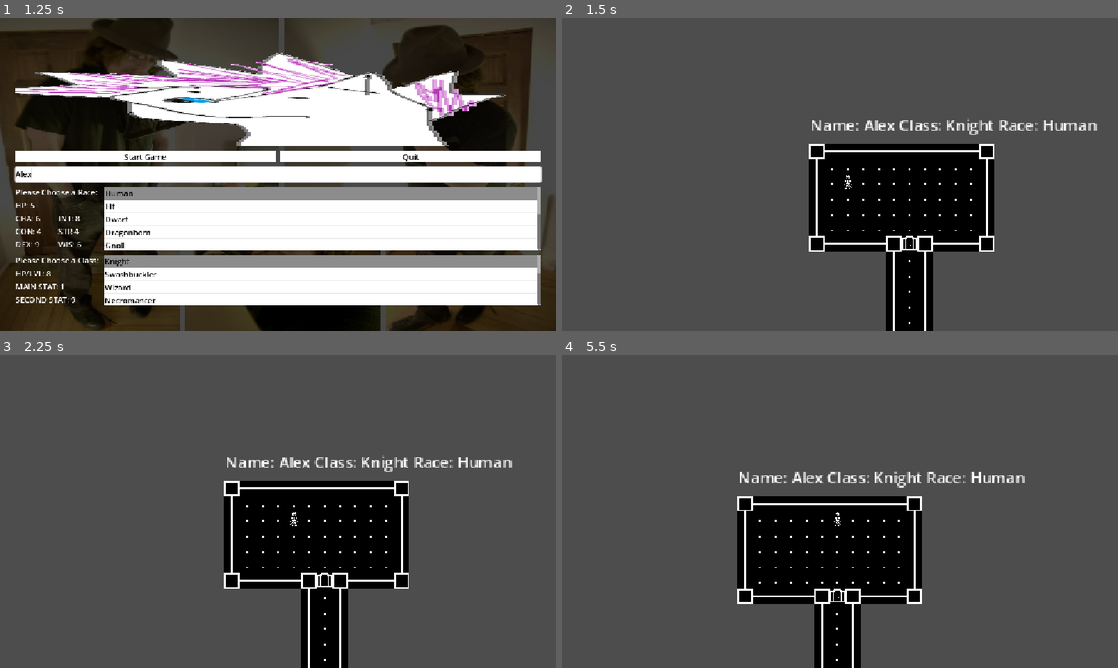
Above: before the commit, frames 1-4 (two rows, left to right).
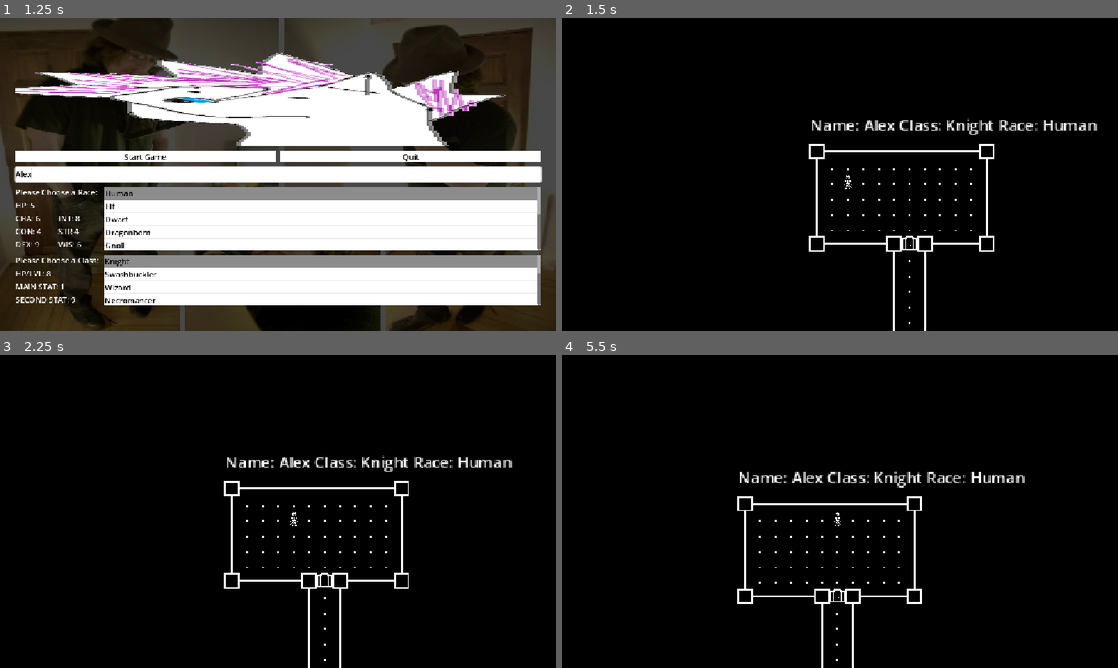
Above: after the commit, the same moments.

Repository: JohnScuzzman/Gnoll-Pointer-Godot-Game
Game: Godot game, scene res://level/main_menu.tscn
Same seed, same stepped clock (60 frames per second), same inputs: the game is played once before the commit and once after it.
Inputs (mouse positions are in pixels of both pictures, inside the frame that each line leads up to):
- Up to frame 1 (1.25 s): click (278, 174) at 0.52 s; type "Alex" at 0.6 s
- Up to frame 2 (1.5 s): click "Start Game" at 1.25 s
- Up to frame 3 (2.25 s): tap Enter at 2 s; hold D (right) from 2.03 s (still down)
- Up to frame 4 (5.5 s): release D (right) at 2.78 s; hold S (down) 2.78-3.53 s; hold D (right) 3.53-4.28 s; hold W (up) 4.28-5.03 s; hold A (left) from 5.03 s (still down)

Frame 1 is identical in both runs. In frame 2, 86% of the frame differs, in the area x 0-100%, y 0-100%; in frame 3, 86%; in frame 4, 86%.

Commit message:
Added a simple black bg

Diff:
--- a/level/game_level.tscn
+++ b/level/game_level.tscn
@@ -2,6 +2,7 @@
 
 [ext_resource type="Script" uid="uid://ddw6bn2tg2aid" path="res://level/game_level.gd" id="1_komg3"]
 [ext_resource type="PackedScene" uid="uid://bmk6wpsll23fg" path="res://entity/player.tscn" id="2_komg3"]
+[ext_resource type="Texture2D" uid="uid://dqtehs3owc8uu" path="res://art/LevelBackground.png" id="4_4sx37"]
 [ext_resource type="Texture2D" uid="uid://ckyrl2q2o2rcp" path="res://art/DungeonSprites/Dungeon_Spritesheet.png" id="4_ymwx8"]
 
 [sub_resource type="TileSetAtlasSource" id="TileSetAtlasSource_komg3"]
@@ -39,6 +40,7 @@
 5:1/0/physics_layer_0/polygon_0/points = PackedVector2Array(-8, -8, 8, -8, 8, 8, -8, 8)
 6:1/0 = 0
 6:1/0/physics_layer_0/polygon_0/points = PackedVector2Array(-8, -8, 8, -8, 8, 8, -8, 8)
+6:1/0/physics_layer_0/polygon_0/one_way_margin = 0.0
 7:1/0 = 0
 7:1/0/physics_layer_0/polygon_0/points = PackedVector2Array(-8, -8, 8, -8, 8, 8, -8, 8)
 8:1/0 = 0
@@ -62,6 +64,21 @@
 tile_map_data = PackedByteArray("AAABAAAAAAACAAAAAAACAAAAAAACAAAAAAADAAAAAAACAAAAAAAEAAAAAAACAAAAAAAFAAAAAAACAAAAAAAGAA …(1600 unchanged characters)…
 tile_set = SubResource("TileSet_4sx37")
 
+[node name="TextureRect" type="TextureRect" parent="TileMapLayer" unique_id=515135245]
+z_index = -1
+anchors_preset = 8
+anchor_left = 0.5
+anchor_top = 0.5
+anchor_right = 0.5
+anchor_bottom = 0.5
+offset_left = -960.0
+offset_top = -540.0
+offset_right = 960.0
+offset_bottom = 540.0
+grow_horizontal = 2
+grow_vertical = 2
+texture = ExtResource("4_4sx37")
+
 [node name="Camera2D" type="Camera2D" parent="." unique_id=708833318]
 position = Vector2(32, 32)
 zoom = Vector2(2, 2)
Binary file added: art/LevelBackground.png
Not shown, added: art/LevelBackground.png.import
